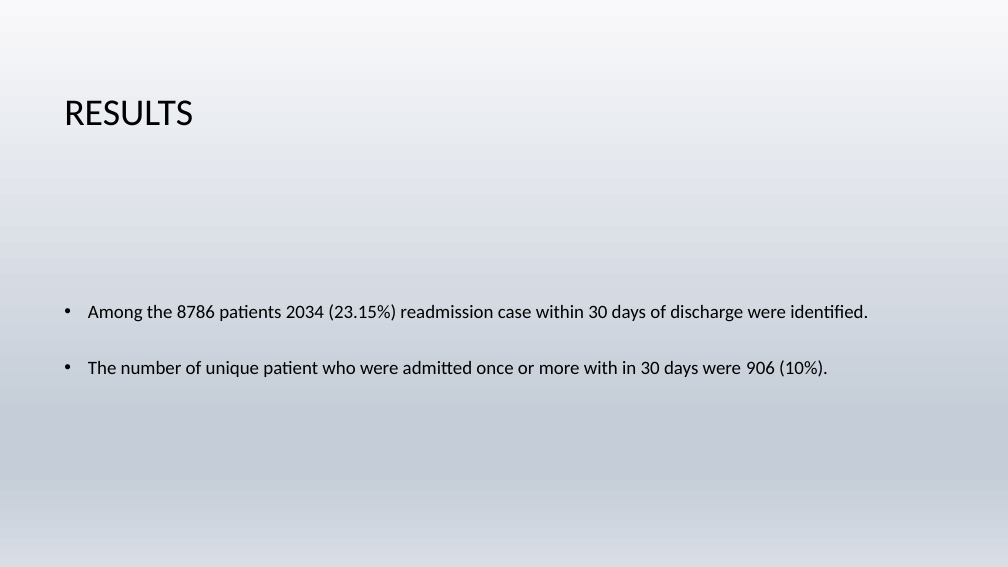
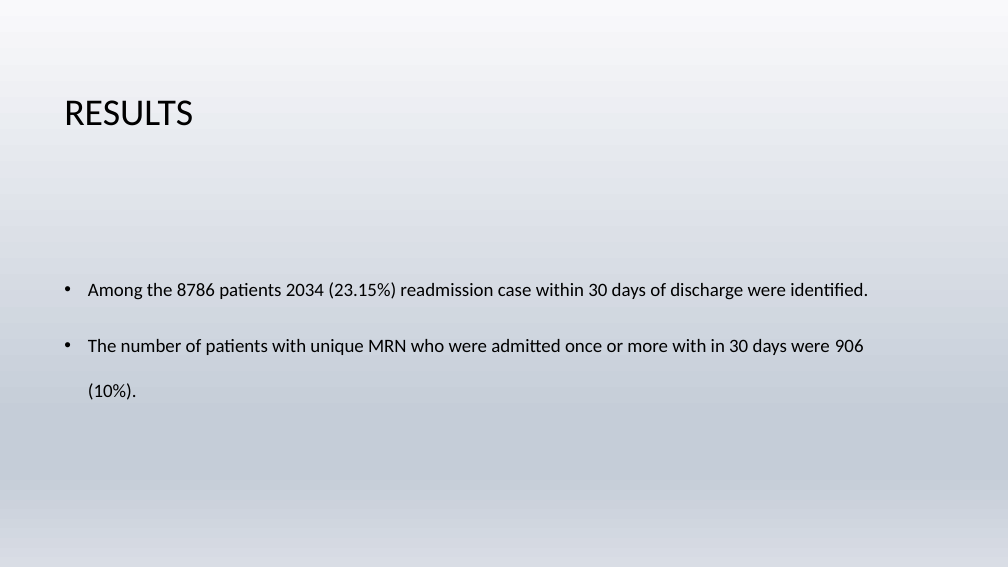
Before and after one commit to tanzirhasan/Readmission, a slide deck: slide 13 of 30_day_readmission.pptx (slide 14 before the commit). Drawn at 1008x567 pixels with LibreOffice and Linux fonts; fonts in the diff are those of the drawing; background and template pictures are left out. Boxes give left, top, right and bottom in pixels: in the first picture for what was removed or moved away, otherwise in the second. Text is boxed around its words. In the diff, an @@ line names an element or a change of style, - is before the commit and + after.

```diff
--- a/30_day_readmission.pptx
+++ b/30_day_readmission.pptx
@@ text at (88,339,864,400): text changed @@
-• The number of unique patient who were admitted once or more with in 30 days were 906 (10%).
+• The number of patients with unique MRN who were admitted once or more with in 30 days were 906 (10%).
```
Also in this commit, not shown: 6 other slides changed, 1 slide removed.
